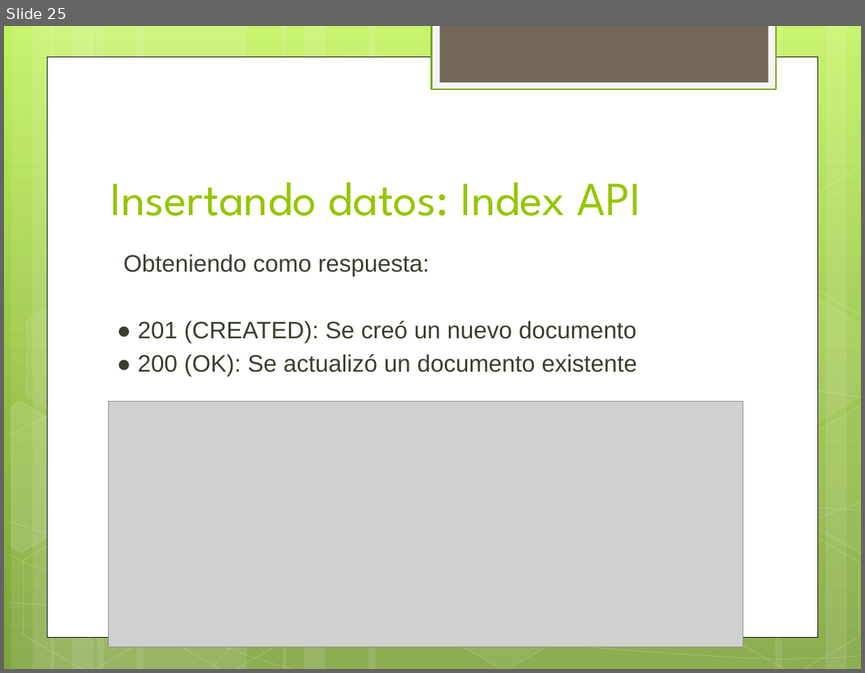
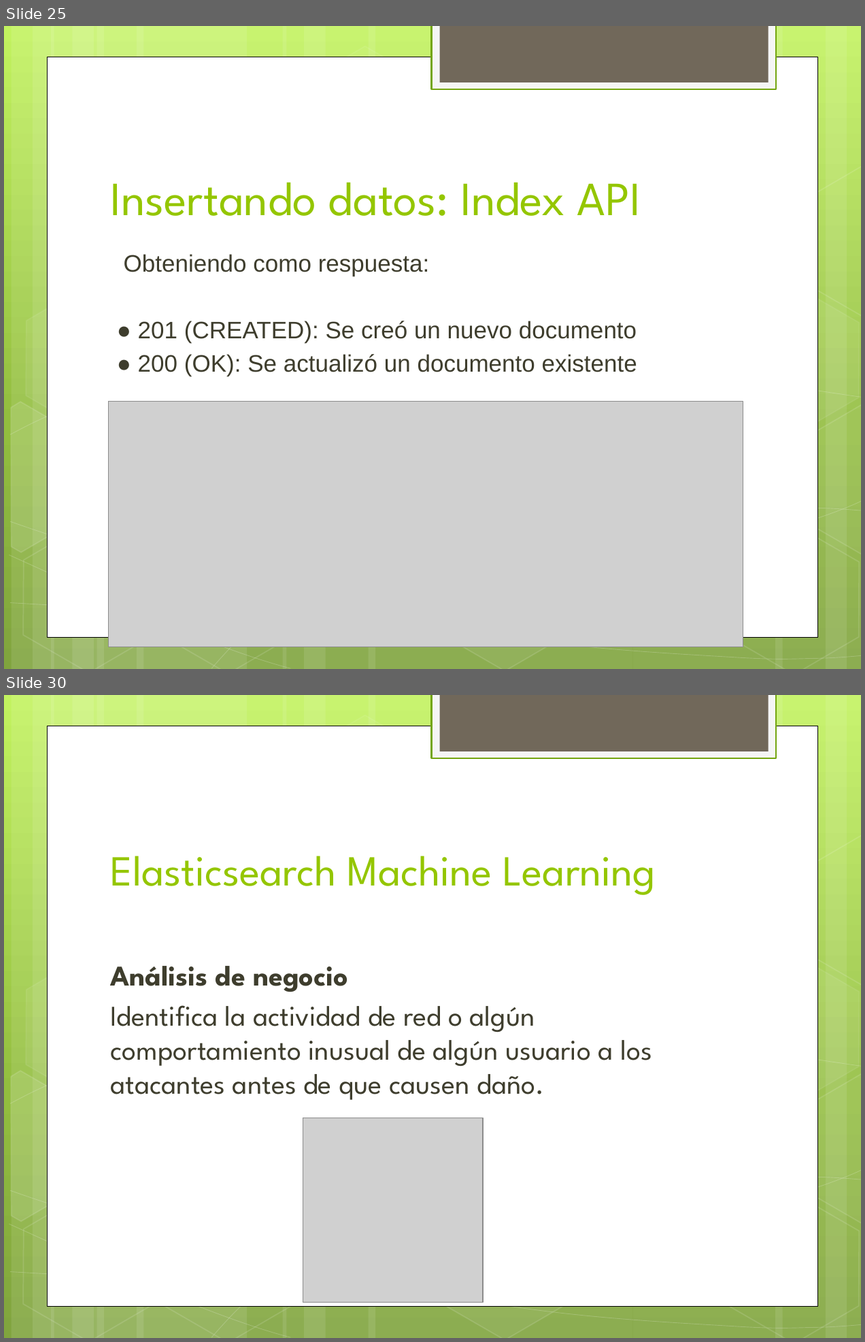
Before and after one commit to danielrpg/searchEngineAPI, a slide deck: document/ElasticSearch.pptx. Shown one above the other, each under a label of ours: slide 25 before the commit, slides 25 and 30 after it; the slides between them are not shown. The pictures are 865x673 and 865x1342 pixels, drawn with LibreOffice and Linux fonts; fonts in the diff are those of the drawing; grey boxes stand for pictures. Boxes give left, top, right and bottom in pixels: in the first picture for what was removed or moved away, otherwise in the second. Text is boxed around its words. In the diff, an @@ line names an element or a change of style, - is before the commit and + after.

```diff
--- a/document/ElasticSearch.pptx
+++ b/document/ElasticSearch.pptx
@@ slide 30 added at bbox=[4, 695, 861, 1338], background gradient #C3F35F to #93BF3F to #81A53E; not listed: 31 template elements that a slide beside it also shows @@
@@ title added at bbox=[110, 855, 655, 895], 36 pt, text #94C600 @@
+Elasticsearch Machine Learning
@@ text added at bbox=[110, 966, 652, 1100], 24 pt, text #3E3D2D @@
+Análisis de negocio
+Identifica la actividad de red o algún comportamiento inusual de algún usuario a los atacantes antes de que causen daño.
@@ picture added at bbox=[303, 1117, 483, 1302] @@
```
Also in this commit, not shown: 8 other slides added, 2 other files.
